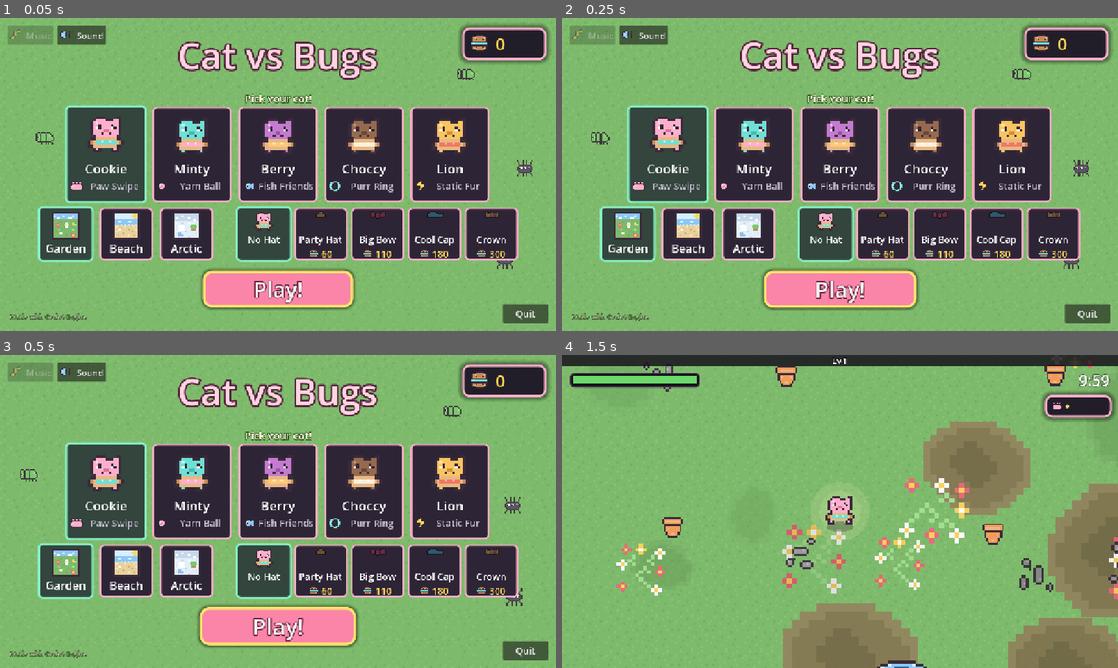
Above: before the commit, frames 1-4 (two rows, left to right).
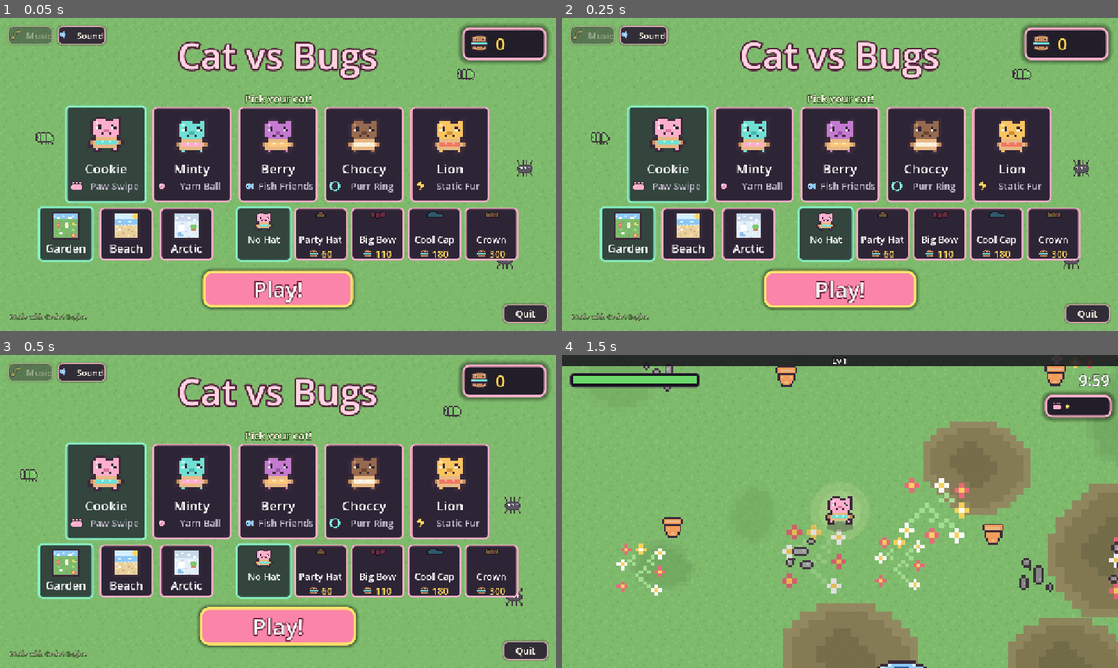
Above: after the commit, the same moments.

Repository: lukew-cogapp/cookie-cat
Game: Godot game, scene res://scenes/start_screen.tscn
The game is run twice, just before and just after one commit, with the same random seed, the same clock (stepped at 60 frames per second) and the same inputs.
Inputs (mouse positions are in pixels of both pictures, inside the frame that each line leads up to):
- Up to frame 1 (0.05 s): no input
- Up to frame 2 (0.25 s): no input
- Up to frame 3 (0.5 s): no input
- Up to frame 4 (1.5 s): click "Play!" at 0.5 s; tap Enter at 1.25 s; move the mouse to (962, 495) at 1.27 s; hold D (move_right) from 1.28 s (still down); tap Space (confirm) at 1.35 s; click (962, 495) at 1.42 s

The runs differ from the first frame. In frame 1, 1.4% of the frame differs, in the area x 1-99%, y 2-98%; in frame 2, 1.4%; in frame 3, 1.4%; in frame 4, nothing differs.

Commit message:
Dress the plain buttons, and give the clock a face
Music, Sound, Quit, Keep playing and Give up were Godot's default grey
rectangles, the only things on either screen not wearing the game's
plum and pink.

The pause screen's time was also the one tally line with no picture,
which is the line a child who cannot read has no way into.

Diff:
--- a/scripts/hud.gd
+++ b/scripts/hud.gd
@@ -26,6 +26,8 @@
 var _banner_fade: Tween = null
 var _card_style := preload("res://ui/card.tres")
 var _card_hover := preload("res://ui/card_hover.tres")
+var _chip_style := preload("res://ui/chip.tres")
+var _chip_hover := preload("res://ui/chip_hover.tres")
 
 
 func _ready() -> void:
@@ -44,6 +46,13 @@
 	# at font 22 is a third of what a small finger can reliably hit.
 	for b: Button in [_resume, _quit, _again]:
 		b.custom_minimum_size.y = maxf(b.custom_minimum_size.y, Tuning.MIN_TOUCH)
+		# Godot's default button is a grey rectangle with square corners, which
+		# is the one thing inside these panels that does not match the cards
+		# beside it.
+		b.add_theme_stylebox_override("normal", _chip_style)
+		b.add_theme_stylebox_override("hover", _chip_hover)
+		b.add_theme_stylebox_override("focus", _chip_hover)
+		b.add_theme_stylebox_override("pressed", _chip_hover)
 	_inset_for_cutouts()
 	get_viewport().size_changed.connect(_inset_for_cutouts)
 	_refresh()
@@ -107,15 +116,14 @@
 	_add_stat(grid, Tuning.PAUSE_COOKIE_ICON, str(Run.cookies))
 	# Deliberate: minutes and seconds off a whole-second count.
 	@warning_ignore("integer_division")
-	_add_stat(grid, "", "%d:%02d" % [left / 60, left % 60])
+	_add_stat(grid, Tuning.PAUSE_CLOCK_ICON, "%d:%02d" % [left / 60, left % 60])
 	_stats.add_child(grid)
 
 
 ## One line of the tally: a picture, then the number.
 func _add_stat(grid: GridContainer, art: String, value: String) -> void:
-	# The clock has no sprite of its own, and borrowing another would lie about
-	# what the number means, so its cell is left empty. The grid still holds the
-	# column, which is what keeps the time under the numbers above it.
+	# A line with no art of its own still holds its column, which is what keeps
+	# the numbers under each other.
 	if art == "":
 		var gap := Control.new()
 		gap.custom_minimum_size = Tuning.PAUSE_ICON_SIZE
--- a/scripts/start_screen.gd
+++ b/scripts/start_screen.gd
@@ -21,6 +21,8 @@
 var _card_style := preload("res://ui/card.tres")
 var _card_hover := preload("res://ui/card_hover.tres")
 var _card_selected := preload("res://ui/card_selected.tres")
+var _chip_style := preload("res://ui/chip.tres")
+var _chip_hover := preload("res://ui/chip_hover.tres")
 
 ## Cat id -> its card, and -> its portrait, for selection and the hop.
 var _buttons: Dictionary = {}
@@ -40,6 +42,15 @@
 func _ready() -> void:
 	_music_button.pressed.connect(_toggle_music)
 	_sound_button.pressed.connect(_toggle_sound)
+	# The three controls that sit on the lawn rather than in a panel. Left to
+	# Godot's default they are grey rectangles with square corners, which is
+	# the one thing on this screen that does not look like the same game.
+	for b: Button in [_music_button, _sound_button, _quit]:
+		b.add_theme_stylebox_override("normal", _chip_style)
+		b.add_theme_stylebox_override("hover", _chip_hover)
+		b.add_theme_stylebox_override("focus", _chip_hover)
+		b.add_theme_stylebox_override("pressed", _chip_hover)
+		b.add_theme_color_override("font_color", Tuning.START_CHIP_TEXT)
 	_refresh_audio()
 	_title.text = ProjectSettings.get_setting("application/config/name")
 	# An edited save or a version bump can orphan the remembered cat or map.
--- a/scripts/tuning.gd
+++ b/scripts/tuning.gd
@@ -980,6 +980,9 @@
 ## child has already seen hundreds of by the time they pause.
 const PAUSE_KILL_ICON := "res://assets/grub.png"
 const PAUSE_COOKIE_ICON := "res://assets/cookie.png"
+## The time left. A bare number is the one stat a child who cannot read has no
+## way into, and every other line on that screen already has a picture.
+const PAUSE_CLOCK_ICON := "res://assets/clock.png"
 ## The loadout list, top right. Pips rather than a number: a level is a
 ## quantity a child reads by counting.
 const LOADOUT_ICON_SIZE := Vector2(26, 26)
@@ -1103,6 +1106,9 @@
 const START_EDGE_PAD := 18.0
 ## The engine credit along the bottom of the start screen, which is also how
 ## the licence is reached. Deliberately quiet: it has to be findable, not seen.
+## The lawn's small controls: the same warm off-white the run stats use, rather
+## than the default white, which is brighter than anything else on the screen.
+const START_CHIP_TEXT := Color(1.0, 0.97, 0.9, 1.0)
 const START_CREDIT_SIZE := 15
 const START_CREDIT_WIDTH := 260.0
 ## Shorter than MIN_TOUCH: this is a credit that happens to be tappable, not a
--- /dev/null
+++ b/ui/chip.tres
@@ -0,0 +1,20 @@
+[gd_resource type="StyleBoxFlat" format=3]
+
+; The small controls that sit on the lawn rather than in a panel: the audio
+; switches and Quit. Same plum and pink as the cards, so they read as part of
+; the same set, but a thinner border and tighter corners keep them quieter than
+; the Play button they sit beside.
+
+[resource]
+bg_color = Color(0.176, 0.145, 0.208, 0.92)
+border_width_left = 3
+border_width_top = 3
+border_width_right = 3
+border_width_bottom = 3
+border_color = Color(1, 0.686, 0.8, 0.75)
+corner_radius_top_left = 12
+corner_radius_top_right = 12
+corner_radius_bottom_right = 12
+corner_radius_bottom_left = 12
+shadow_color = Color(0, 0, 0, 0.25)
+shadow_size = 4
--- /dev/null
+++ b/ui/chip_hover.tres
@@ -0,0 +1,18 @@
+[gd_resource type="StyleBoxFlat" format=3]
+
+; The lit version of `chip.tres`, for hover, focus and press. Brighter border
+; and a fuller fill, so a gamepad's focus is obvious without the button moving.
+
+[resource]
+bg_color = Color(0.26, 0.21, 0.3, 1)
+border_width_left = 3
+border_width_top = 3
+border_width_right = 3
+border_width_bottom = 3
+border_color = Color(1, 0.82, 0.88, 1)
+corner_radius_top_left = 12
+corner_radius_top_right = 12
+corner_radius_bottom_right = 12
+corner_radius_bottom_left = 12
+shadow_color = Color(0, 0, 0, 0.3)
+shadow_size = 6
Binary file added: assets/clock.png
Not shown, added: assets/clock.png.import
Not shown, changed: scripts/tools/make_art.py
